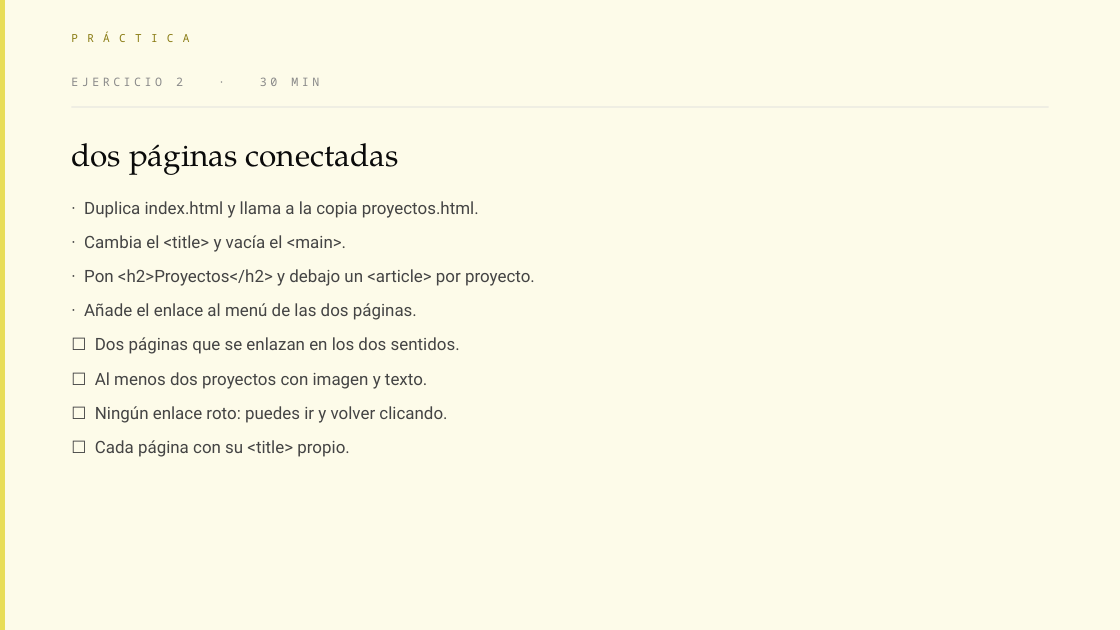
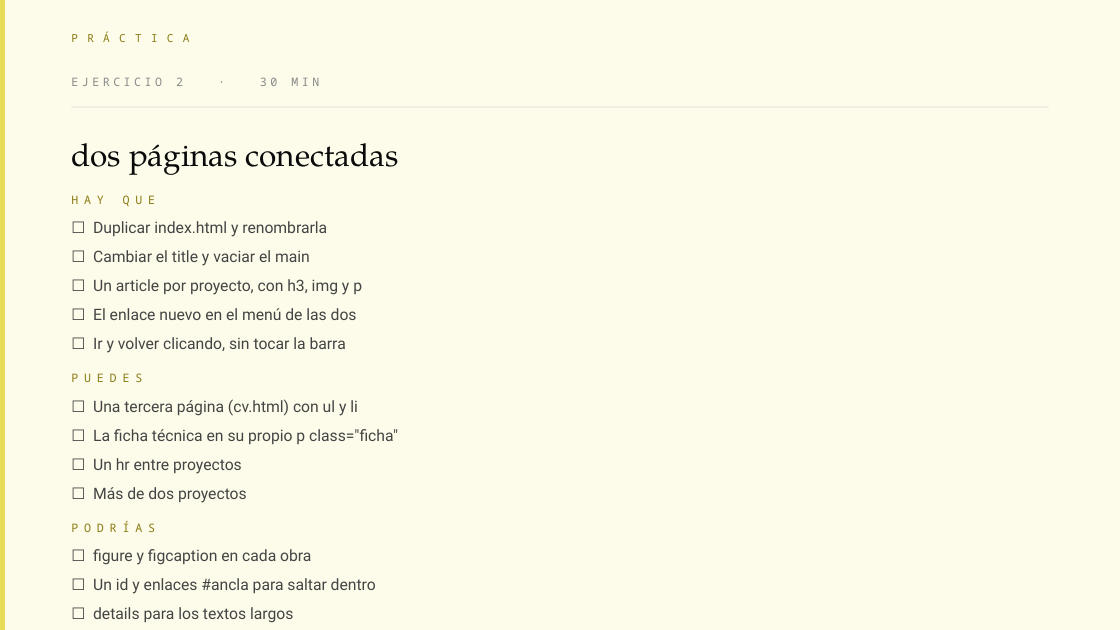
Before and after one commit to meowrhino/tallerEscocesa, a slide deck: slide 36 of presentaciones/Sesion-1-HTML.pptx (slide 35 before the commit). Drawn at 1120x630 pixels with LibreOffice and Linux fonts; fonts in the diff are those of the drawing. Boxes give left, top, right and bottom in pixels: in the first picture for what was removed or moved away, otherwise in the second. Text is boxed around its words. In the diff, an @@ line names an element or a change of style, - is before the commit and + after.

```diff
--- a/presentaciones/Sesion-1-HTML.pptx
+++ b/presentaciones/Sesion-1-HTML.pptx
@@ text at (93,221,398,623): text changed; size 14.5 to 13.5 pt @@
-· Duplica index.html y llama a la copia proyectos.html.
-· Cambia el <title> y vacía el <main>.
-· Pon <h2>Proyectos</h2> y debajo un <article> por proyecto.
-· Añade el enlace al menú de las dos páginas.
-☐ Dos páginas que se enlazan en los dos sentidos.
-☐ Al menos dos proyectos con imagen y texto.
-☐ Ningún enlace roto: puedes ir y volver clicando.
-☐ Cada página con su <title> propio.
+HAY QUE
+☐ Duplicar index.html y renombrarla
+☐ Cambiar el title y vaciar el main
+☐ Un article por proyecto, con h3, img y p
+☐ El enlace nuevo en el menú de las dos
+☐ Ir y volver clicando, sin tocar la barra
+PUEDES
+☐ Una tercera página (cv.html) con ul y li
+☐ La ficha técnica en su propio p class="ficha"
+☐ Un hr entre proyectos
+☐ Más de dos proyectos
+PODRÍAS
+☐ figure y figcaption en cada obra
+☐ Un id y enlaces #ancla para saltar dentro
+☐ details para los textos largos
+☐ Un iframe con documentación en vídeo
```
Also in this commit, not shown: 1 other slide changed, 1 slide added, 9 other files.
